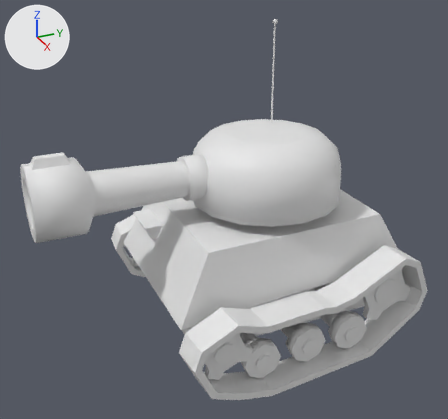
A saved change to the FBX model Content/Meshes/Tank/Tank.fbx.
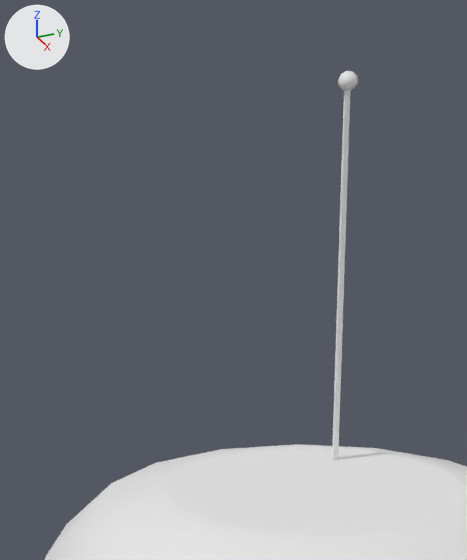
There are two pictures of each version: one whole from a 50 mm lens placed at (6.84, -3.68, 5.17), pointed at (0.12, -0.66, 1.81), one close up on the part from 41% to 69% of the width and 0% to 36% of the height. Lighting does not change. The marker at upper left points along +X, +Y and +Z.

In view in the first close-up: 'Cable', 'TankTurret'.
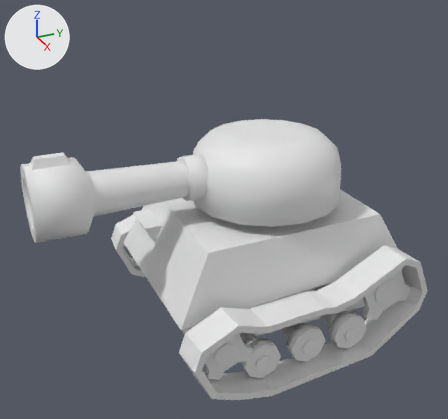
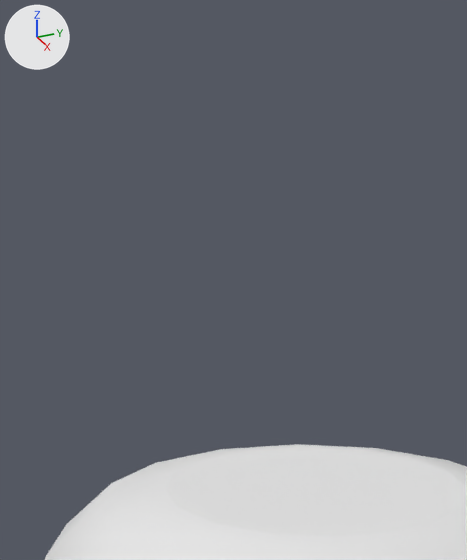
Where the newer file only moved an object's origin or applied its transform, the numbers keep the older frame.

Changed parts and their boxes (x1, y1, x2, y2) in the close-ups (467 x 560 px):
'Cable', deleted
    before: (332, 71, 358, 460)

Edits to the bpy script that builds the scene:
```text
Remove ob_cable:
    ob_cable = bpy.data.objects.new('Cable', me_mesh_tankturret_001)
    ob_cable.location = (0.0, 0.0, 0.695)
```
